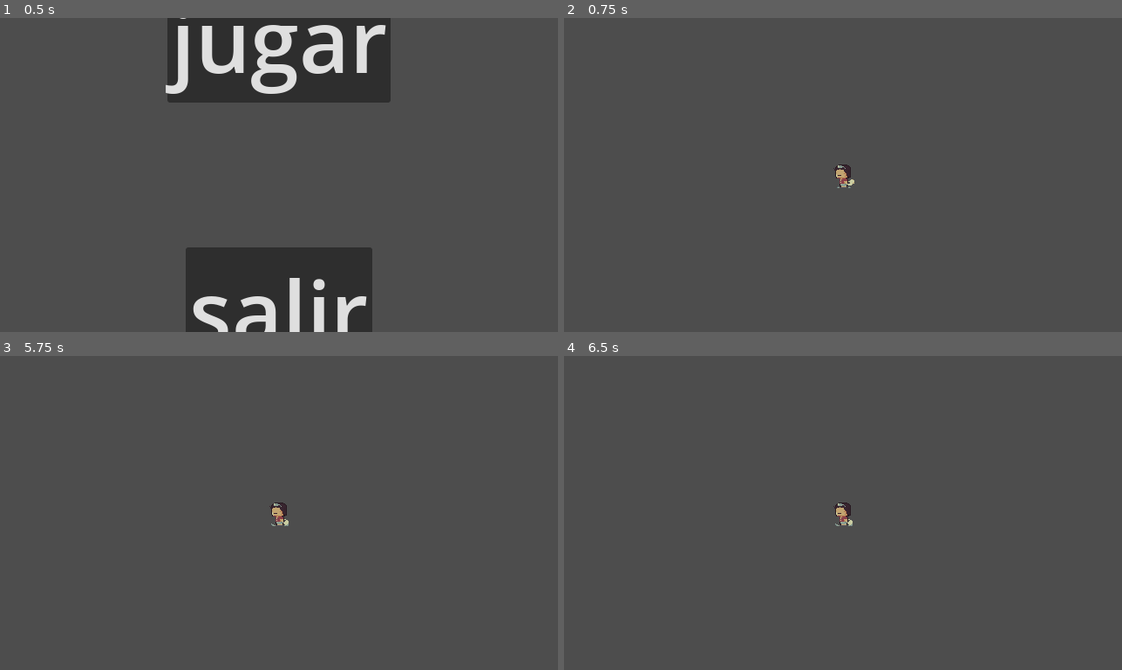
Above: before the commit, frames 1-4 (two rows, left to right).
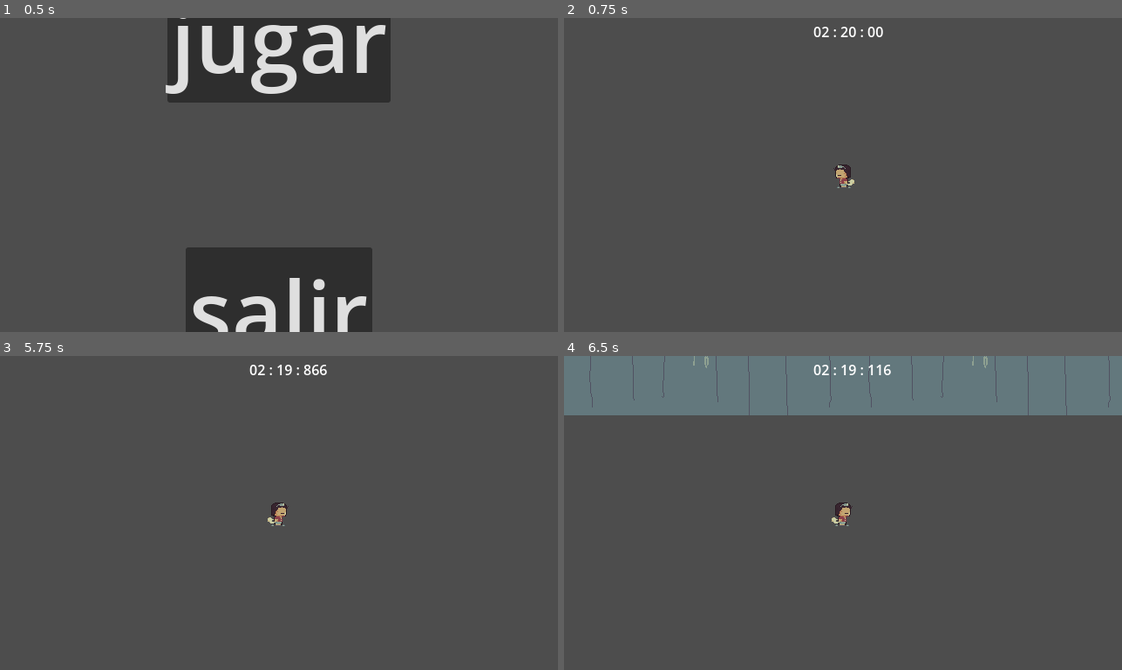
Above: after the commit, the same moments.

Repository: azulws/gamejam
Game: Godot game, scene res://escenas/Menu.tscn
Two runs of this game, one before a commit and one after it. Both use one fixed random seed, a clock stepped at 60 frames per second and the inputs below. The engine's default icon, where the game draws it, is replaced by a stand-in: a white triangle on a blue panel in a dark square.
Inputs:
- Up to frame 1 (0.5 s): no input
- Up to frame 2 (0.75 s): click "jugar" at 0.5 s
- Up to frame 3 (5.75 s): hold W (up) 1.28-2.78 s; tap Enter at 2 s; hold A (left) 2.78-4.28 s; hold S (down) 4.28-5.03 s; tap Space at 5 s; hold D (right) from 5.03 s (still down)
- Up to frame 4 (6.5 s): release D (right) at 5.78 s; hold W (up) from 5.78 s (still down)

Frame 1 is identical in both runs. In frame 2, 0.2% of the frame differs, in the area x 44-58%, y 2-7%; in frame 3, 0.3%; in frame 4, 19%, in the area x 0-100%, y 0-55%.
Error before the commit: Parse Error: Invalid numeric notation. (res://codigo/jugador.gd:25)

Commit message:
enemigos y fondo
mergeamos con problemas

Diff:
--- a/gamejam/codigo/jugador.gd
+++ b/gamejam/codigo/jugador.gd
@@ -19,11 +19,12 @@
 			direction.y += 1
 		if Input.is_action_pressed("left"):
 			direction.x -= 1
-		animated_sprite.flip_h = false
-		animated_sprite.play("run")
-	if Input.is_action_pressed("right"):
-			direction.x += 1animated_sprite.flip_h = true
-		animated_sprite.play("run")
+			animated_sprite.flip_h = false
+			animated_sprite.play("run")
+		if Input.is_action_pressed("right"):
+			direction.x += 1
+			animated_sprite.flip_h = true
+			animated_sprite.play("run")
 
 	# Normaliza la dirección si hay movimiento
 	if direction != Vector2.ZERO:
--- a/gamejam/escenas/Main.tscn
+++ b/gamejam/escenas/Main.tscn
@@ -1,16 +1,20 @@
-[gd_scene load_steps=9 format=3 uid="uid://c1k8jtm1tfs7d"]
+[gd_scene load_steps=10 format=3 uid="uid://c1k8jtm1tfs7d"]
 
 [ext_resource type="Script" path="res://codigo/main.gd" id="1_hpid1"]
 [ext_resource type="PackedScene" uid="uid://domoyeie03bdd" path="res://escenas/Player.tscn" id="2_w732k"]
 [ext_resource type="PackedScene" uid="uid://bkqxjv25p26tt" path="res://escenas/limiteMapa.tscn" id="3_0mqo2"]
 [ext_resource type="PackedScene" uid="uid://iu2rctpjbsu5" path="res://escenas/Stopwatch.tscn" id="4_gg84t"]
-[ext_resource type="Texture2D" uid="uid://8am5mw07dpqu" path="res://icon.svg" id="4_j67tb"]
 [ext_resource type="PackedScene" uid="uid://sr5llx0htuqr" path="res://escenas/pause.tscn" id="6_lkh8n"]
 [ext_resource type="PackedScene" uid="uid://kcxtyqgirktg" path="res://escenas/timer.tscn" id="7_kwjek"]
+[ext_resource type="PackedScene" uid="uid://cclxc6glhvwsm" path="res://escenas/background.tscn" id="8_8ldd4"]
 [ext_resource type="AudioStream" uid="uid://bpdmka0kw000b" path="res://sounds/Peatonal Rush_2.mp3" id="8_g3uas"]
+[ext_resource type="PackedScene" uid="uid://hq4qnpivn7fh" path="res://escenas/enemy_spawner.tscn" id="9_wevju"]
 
 [node name="Main" type="Node2D"]
 script = ExtResource("1_hpid1")
+
+[node name="Background" parent="." instance=ExtResource("8_8ldd4")]
+position = Vector2(616, -88)
 
 [node name="Jugador" parent="." instance=ExtResource("2_w732k")]
 position = Vector2(577, 324)
@@ -29,6 +33,12 @@
 stream = ExtResource("8_g3uas")
 autoplay = true
 
+[node name="Timer" parent="Jugador" instance=ExtResource("7_kwjek")]
+offset_left = -160.0
+offset_top = -176.0
+offset_right = -160.0
+offset_bottom = -176.0
+
 [node name="Stopwatch" parent="." instance=ExtResource("4_gg84t")]
 
 [node name="limites mapa" type="Node" parent="."]
@@ -37,17 +47,6 @@
 position = Vector2(0, 686)
 rotation = 3.14159
 
-[node name="Sprite2D" type="Sprite2D" parent="limites mapa/limite inferior"]
-position = Vector2(-509, -20)
-scale = Vector2(13.9297, 0.3125)
-texture = ExtResource("4_j67tb")
-
 [node name="limite superior" parent="limites mapa" instance=ExtResource("3_0mqo2")]
 
-[node name="Sprite2D2" type="Sprite2D" parent="limites mapa/limite superior"]
-position = Vector2(509, -21)
-rotation = -3.14159
-scale = Vector2(13.9297, 0.3125)
-texture = ExtResource("4_j67tb")
-
-[node name="Timer" parent="." instance=ExtResource("7_kwjek")]
+[node name="Enemy_spawner" parent="." instance=ExtResource("9_wevju")]
--- a/gamejam/escenas/Player.tscn
+++ b/gamejam/escenas/Player.tscn
@@ -1,6 +1,5 @@
 [gd_scene load_steps=15 format=3 uid="uid://domoyeie03bdd"]
 
-[ext_resource type="Texture2D" uid="uid://8am5mw07dpqu" path="res://icon.svg" id="1_7i3d0"]
 [ext_resource type="Script" path="res://codigo/jugador.gd" id="1_avd3n"]
 [ext_resource type="Texture2D" uid="uid://camm7s4whs0c7" path="res://assets/player/personaje_corre_sheet.png" id="2_ygvod"]
 
--- a/gamejam/project.godot
+++ b/gamejam/project.godot
@@ -61,7 +61,3 @@
 [rendering]
 
 textures/canvas_textures/default_texture_filter=0
-
-[rendering]
-
-textures/canvas_textures/default_texture_filter=0
